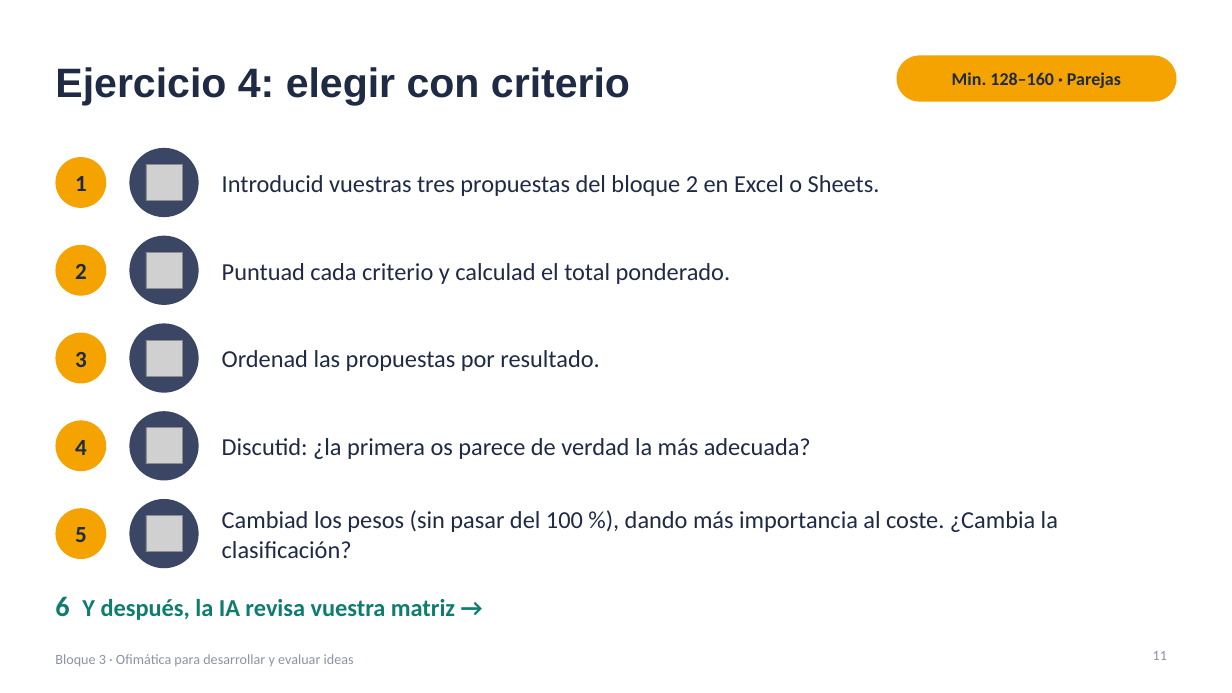
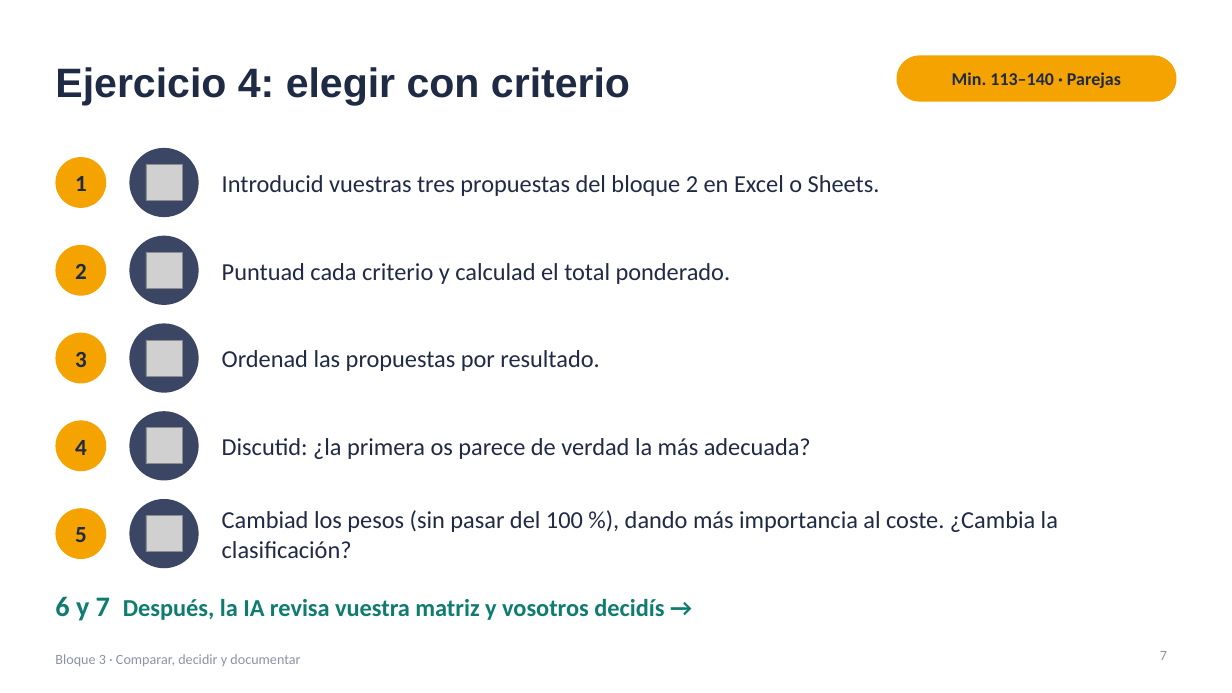
Before and after one commit to jjnieto/creatividad-ofimatica-ia, a slide deck: slide 7 of diapositivas/bloque3.pptx (slide 11 before the commit). Drawn at 1232x693 pixels with LibreOffice and Linux fonts; fonts in the diff are those of the drawing; grey boxes stand for pictures. Boxes give left, top, right and bottom in pixels: in the first picture for what was removed or moved away, otherwise in the second. Text is boxed around its words. In the diff, an @@ line names an element or a change of style, - is before the commit and + after.

```diff
--- a/diapositivas/bloque3.pptx
+++ b/diapositivas/bloque3.pptx
@@ text at bbox=[952, 72, 1121, 88]: text changed @@
-Min. 128–160 · Parejas
+Min. 113–140 · Parejas
@@ text at bbox=[55, 596, 664, 621]: text changed @@
-6 Y después, la IA revisa vuestra matriz →
+6 y 7 Después, la IA revisa vuestra matriz y vosotros decidís →
@@ text at bbox=[55, 654, 300, 666]: text changed @@
-Bloque 3 · Ofimática para desarrollar y evaluar ideas
+Bloque 3 · Comparar, decidir y documentar
@@ page number at bbox=[1160, 651, 1167, 660]: text changed @@
-11
+7
```
Also in this commit, not shown: 14 other slides changed, 1 slide added, 1 other file.
